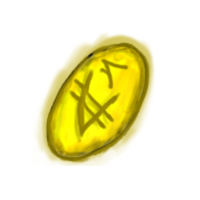
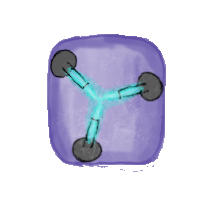
Revision of a layered 200 x 200 image; what changed, layer by layer:
added layer "flux capacitor white dust" (20%) above "flux capacitor light" over [47, 46, 166, 167]
added layer "flux capacitor light" above "flux capacitor lines" over [69, 71, 140, 141]
added layer "flux capacitor lines" above "flux capacitor glow" over [49, 48, 165, 163]
added layer "flux capacitor glow" above "flux capacitor color" over [59, 66, 147, 150]
added layer "flux capacitor color" above "flux cap cover color" over [50, 49, 163, 163]
added layer "flux cap cover color" above "credits2 lines" over [47, 34, 166, 172]
hid "credits2 lines" over [43, 40, 151, 164]
hid "credits2 pattern" over [67, 57, 130, 144]
hid "credits2 color" over [43, 41, 151, 164]
hid "credits2 glow" over [32, 32, 157, 166]
